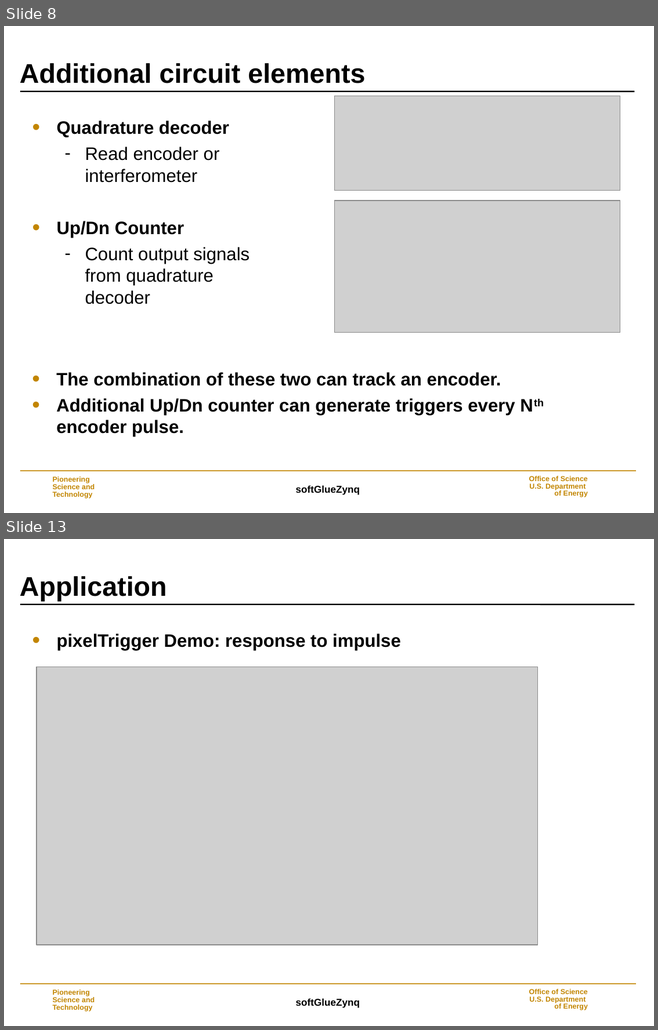
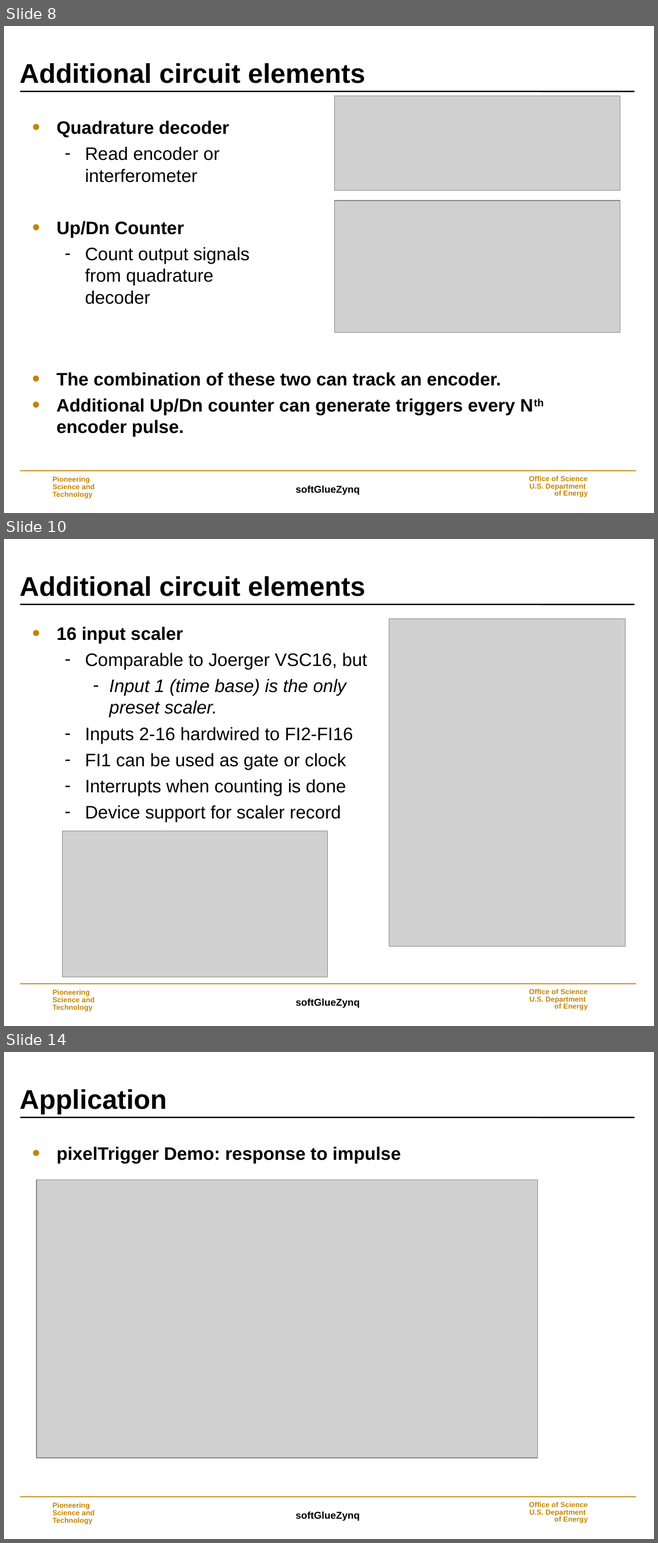
Before and after one commit to epics-modules/softGlueZynq, a slide deck: documentation/softGlueZynq.ppt. Shown one above the other, each under a label of ours: slides 8 and 13 before the commit, slides 8, 10 and 14 after it; the slides between them are not shown. The pictures are 658x1030 and 658x1543 pixels, drawn with LibreOffice and Linux fonts; fonts in the diff are those of the drawing; grey boxes stand for pictures; background and template pictures are left out. Boxes give left, top, right and bottom in pixels: in the first picture for what was removed or moved away, otherwise in the second. Text is boxed around its words. In the diff, an @@ line names an element or a change of style, - is before the commit and + after.

```diff
--- a/documentation/softGlueZynq.ppt
+++ b/documentation/softGlueZynq.ppt
@@ slide 10 added at (4,539,654,1026), background #FFFFFF; not listed: 5 template elements that a slide beside it also shows @@
@@ title added at (20,576,365,596), 30 pt, text #000000, bold @@
+Additional circuit elements
@@ picture added at (389,619,625,946) @@
@@ text added at (57,627,367,822), 20 pt, text #000000 @@
+• 16 input scaler
+  – Comparable to Joerger VSC16, but
+    – Input 1 (time base) is the only preset scaler.
+  – Inputs 2-16 hardwired to FI2-FI16
+  – FI1 can be used as gate or clock
+  – Interrupts when counting is done
+  – Device support for scaler record
@@ picture added at (63,831,328,977) @@
@@ what was slide 13 is now slide 14 @@
```
Also in this commit, not shown: 7 slides changed, 2 other slides added.
